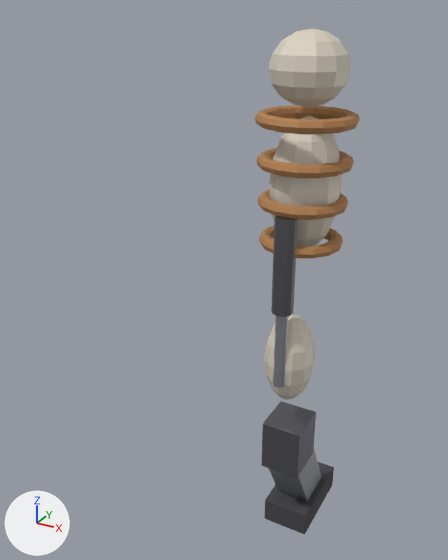
The glTF model public/mecha/parts/sinew-stilt/sinew-stilt.glb as it was, and as the next commit left it.
Before and after are seen from a camera (50 mm lens) standing at (0.437, -1.117, 0.072) and looking at (-0.207, 0.054, -0.514). The lights are fixed; the arrows at lower left show +X, +Y and +Z. The picture after the commit comes second.

Names of what the first picture shows: 'ankle', 'calf', 'hip', 'rib0', 'rib1', 'rib2', 'rib3', 'rod', 'sleeve', 'thigh', 'toeleg', 'toepad'.
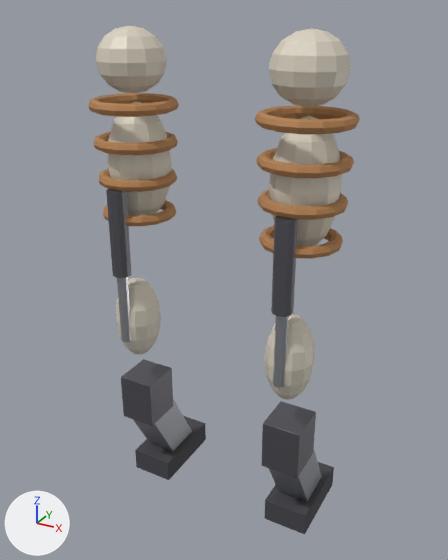
The newer file is also turned or shifted as a whole; pictures and numbers use the older file's frame.

The change, as a diff of the scene's bpy script:
```diff
--- a/public/mecha/parts/sinew-stilt/sinew-stilt.glb.py
+++ b/public/mecha/parts/sinew-stilt/sinew-stilt.glb.py
@@ me_sphere_088 @@
+me_sphere_088.from_pydata(...)  # a UV sphere (12 segments, 8 rings, poles along z) spanning x -0.054..0.054, y -0.057..0.057, z -0.102..0.102
+me_sphere_088.materials.append(mat_bone)  # pale yellow #ddd4c4
@@ me_sphere_087 @@
+me_sphere_087.from_pydata(...)  # a UV sphere (12 segments, 8 rings, poles along z) spanning x -0.071..0.071, y -0.075..0.075, z -0.135..0.135
+me_sphere_087.materials.append(mat_bone)  # pale yellow #ddd4c4
@@ me_sphere_086 @@
+me_sphere_086.from_pydata(...)  # a UV sphere (12 segments, 8 rings, poles along z) spanning x -0.075..0.075, y -0.075..0.075, z -0.0675..0.0675
+me_sphere_086.materials.append(mat_bone)  # pale yellow #ddd4c4
@@ ob_toepad_r @@
+ob_toepad_r = bpy.data.objects.new('toepad_r', me_cube_003.copy())  # the mesh of ob_toepad
+ob_toepad_r.location = (-0.4, 0.09, -1.09)
@@ ob_toeleg_r @@
+ob_toeleg_r = bpy.data.objects.new('toeleg_r', me_cube_002.copy())  # the mesh of ob_toeleg
+ob_toeleg_r.location = (-0.4, 0.05, -0.99)
@@ ob_ankle_r @@
+ob_ankle_r = bpy.data.objects.new('ankle_r', me_cube_001.copy())  # the mesh of ob_ankle
+ob_ankle_r.location = (-0.4, -0.01, -0.85)
@@ ob_sleeve_r @@
+ob_sleeve_r = bpy.data.objects.new('sleeve_r', me_cylinder_001.copy())  # the mesh of ob_sleeve
+ob_sleeve_r.location = (-0.4, -0.08, -0.39)
@@ ob_rod_r @@
+ob_rod_r = bpy.data.objects.new('rod_r', me_cylinder.copy())  # the mesh of ob_rod
+ob_rod_r.location = (-0.4, -0.08, -0.48)
@@ ob_rib3_r @@
+ob_rib3_r = bpy.data.objects.new('rib3_r', me_torus_003.copy())  # the mesh of ob_rib3
+ob_rib3_r.location = (-0.4, 0.0, -0.36)
@@ ob_rib2_r @@
+ob_rib2_r = bpy.data.objects.new('rib2_r', me_torus_002.copy())  # the mesh of ob_rib2
+ob_rib2_r.location = (-0.4, 0.0, -0.28)
@@ ob_rib1_r @@
+ob_rib1_r = bpy.data.objects.new('rib1_r', me_torus_001.copy())  # the mesh of ob_rib1
+ob_rib1_r.location = (-0.4, 0.0, -0.2)
@@ ob_rib0_r @@
+ob_rib0_r = bpy.data.objects.new('rib0_r', me_torus.copy())  # the mesh of ob_rib0
+ob_rib0_r.location = (-0.4, 0.0, -0.12)
@@ ob_calf_r @@
+ob_calf_r = bpy.data.objects.new('calf_r', me_sphere_088)
+ob_calf_r.location = (-0.4, -0.03, -0.62)
@@ ob_thigh_r @@
+ob_thigh_r = bpy.data.objects.new('thigh_r', me_sphere_087)
+ob_thigh_r.location = (-0.4, 0.01, -0.25)
@@ ob_hip_r @@
+ob_hip_r = bpy.data.objects.new('hip_r', me_sphere_086)
+ob_hip_r.location = (-0.4, 0.0, -0.03)
```

What differs and where, as boxes (x1, y1, x2, y2) in the pictures (448 x 560 px):
'thigh_r', added (pale yellow)
    after: (108, 101, 172, 215)
'hip_r', added (pale yellow)
    after: (95, 26, 167, 93)
'ankle_r', added
    after: (121, 359, 173, 426)
'calf_r', added (pale yellow)
    after: (116, 278, 161, 355)
'toepad_r', added
    after: (135, 416, 206, 480)
'rib0_r', added (orange)
    after: (88, 93, 179, 117)
'sleeve_r', added
    after: (106, 189, 131, 278)
'toeleg_r', added
    after: (133, 399, 192, 451)
'rib1_r', added (orange)
    after: (94, 132, 178, 155)
'rib2_r', added (orange)
    after: (99, 169, 177, 192)
'rib3_r', added (orange)
    after: (103, 200, 176, 226)
'rod_r', added
    after: (117, 277, 131, 342)
'hip_l', unchanged, uncovered by the edit
    after: (268, 28, 351, 107)
'hip', unchanged, covered by the edit
    before: (268, 28, 351, 107)
'thigh', unchanged, covered by the edit
    before: (269, 116, 342, 246)
'thigh_l', unchanged, uncovered by the edit
    after: (269, 116, 342, 246)
